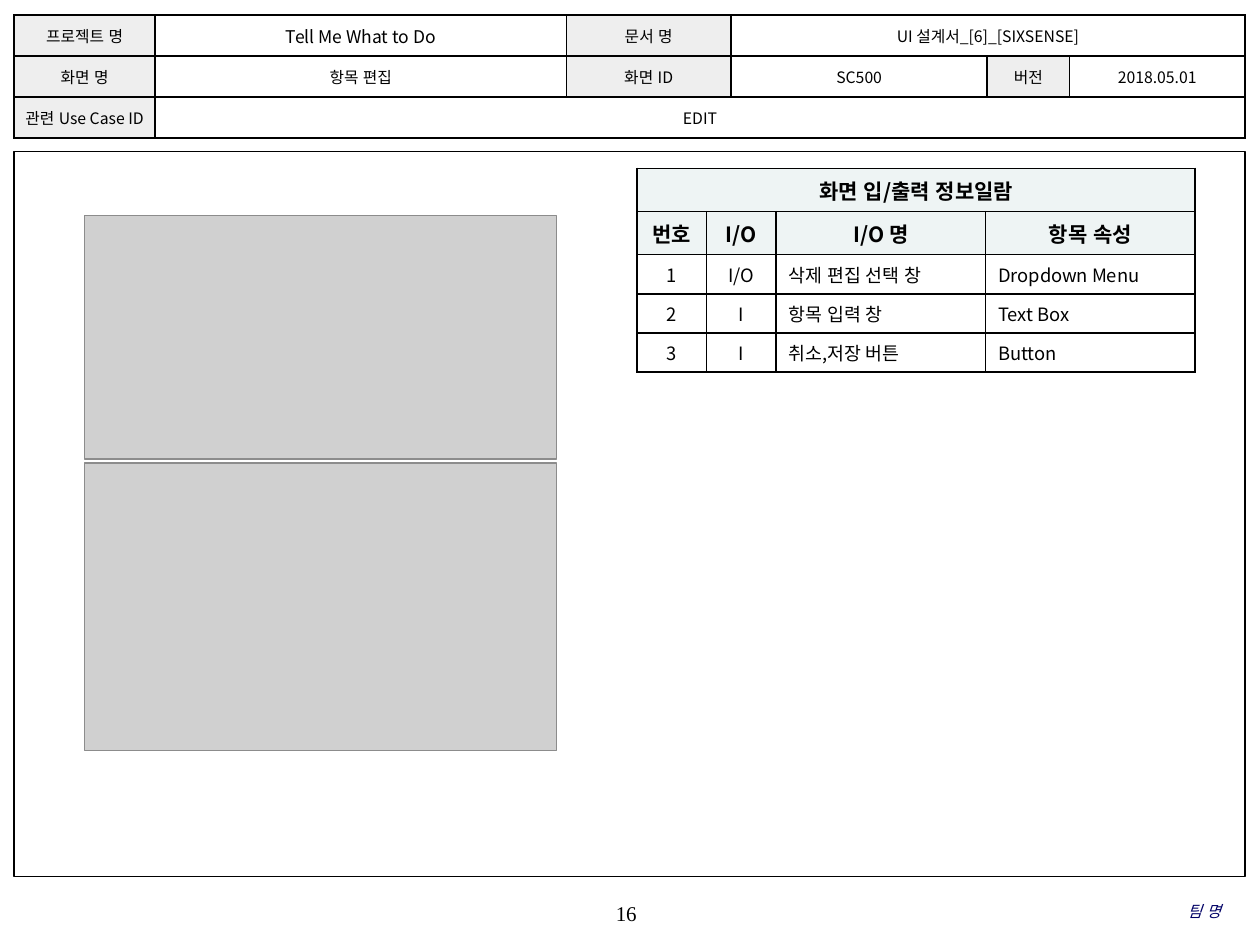
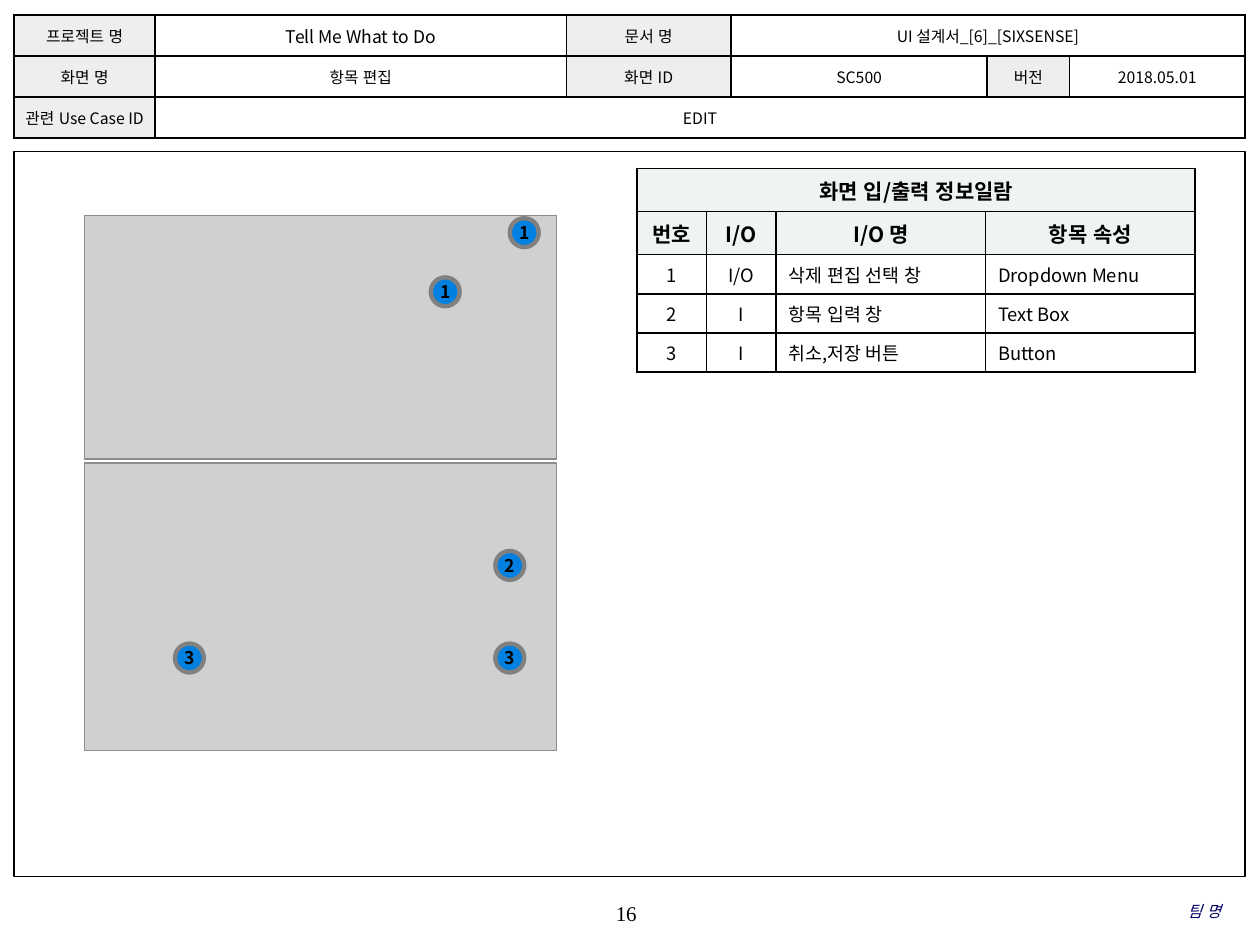
Before and after one commit to SMU-SE-Admin/18-1_6_SIXSENSE_Doc, a slide deck: slide 16 of 03 설계/UI 설계서_[6]_[SIXSENSE].pptx. Drawn at 1260x945 pixels with LibreOffice and Linux fonts; fonts in the diff are those of the drawing; grey boxes stand for pictures; background and template pictures are left out. Boxes give left, top, right and bottom in pixels: in the first picture for what was removed or moved away, otherwise in the second. Text is boxed around its words. In the diff, an @@ line names an element or a change of style, - is before the commit and + after.

```diff
--- a/03 설계/UI 설계서_[6]_[SIXSENSE].pptx
+++ b/03 설계/UI 설계서_[6]_[SIXSENSE].pptx
@@ ellipse added at <box>510,218,539,247</box>, fill #0081E2, outline #808080 2.5 pt, 10 pt, text #000000, bold @@
+1
@@ ellipse added at <box>431,277,460,306</box>, fill #0081E2, outline #808080 2.5 pt, 10 pt, text #000000, bold @@
+1
@@ ellipse added at <box>495,551,524,580</box>, fill #0081E2, outline #808080 2.5 pt, 10 pt, text #000000, bold @@
+2
@@ ellipse added at <box>175,644,204,673</box>, fill #0081E2, outline #808080 2.5 pt, 10 pt, text #000000, bold @@
+3
@@ ellipse added at <box>495,644,524,673</box>, fill #0081E2, outline #808080 2.5 pt, 10 pt, text #000000, bold @@
+3
```
Also in this commit, not shown: 5 other slides changed.
